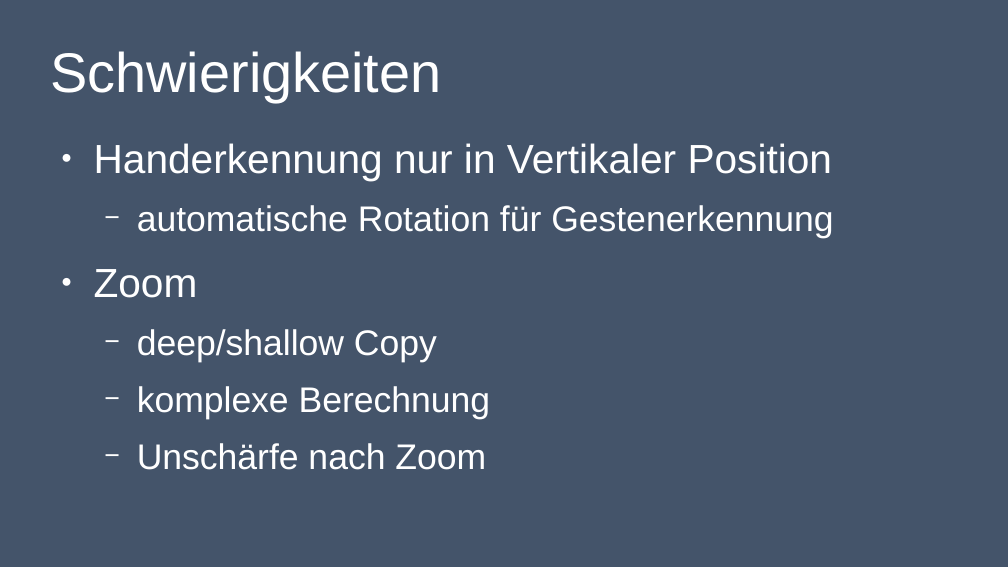
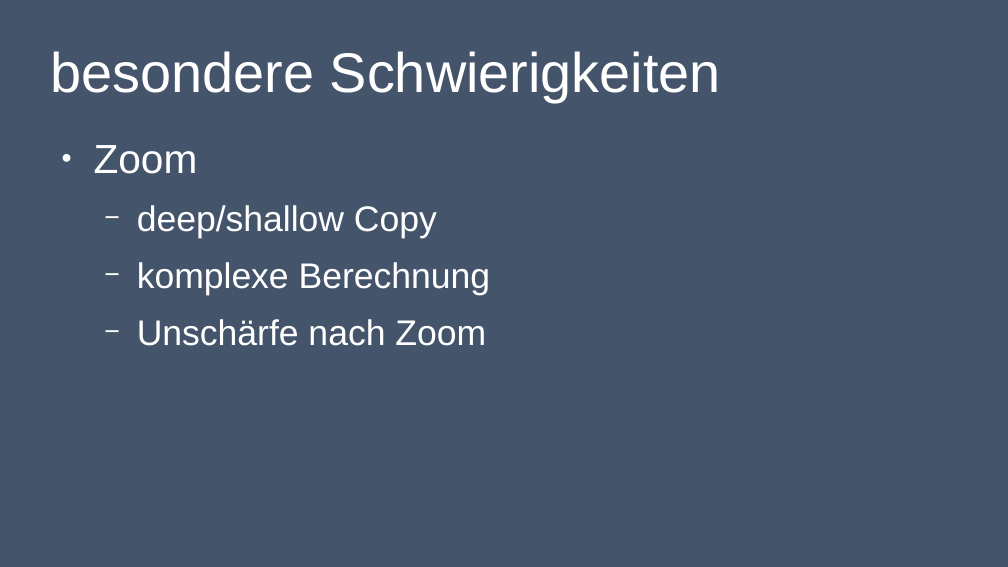
Before and after one commit to lukas-haupt/OpenCV-Whiteboard, a slide deck: slide 6 of Presentations/opencv-whiteboard-presentation_end.odp (slide 5 before the commit). Drawn at 1008x567 pixels with LibreOffice and Linux fonts; fonts in the diff are those of the drawing. Boxes give left, top, right and bottom in pixels: in the first picture for what was removed or moved away, otherwise in the second. Text is boxed around its words. In the diff, an @@ line names an element or a change of style, - is before the commit and + after.

```diff
--- a/Presentations/opencv-whiteboard-presentation_end.odp
+++ b/Presentations/opencv-whiteboard-presentation_end.odp
@@ title at (50, 51, 721, 102): text changed @@
-Schwierigkeiten
+besondere Schwierigkeiten
@@ text at (94, 143, 833, 238): paragraphs removed @@
-● Handerkennung nur in Vertikaler Position
-  − automatische Rotation für Gestenerkennung
```
Also in this commit, not shown: 3 other slides changed, 1 slide added.
